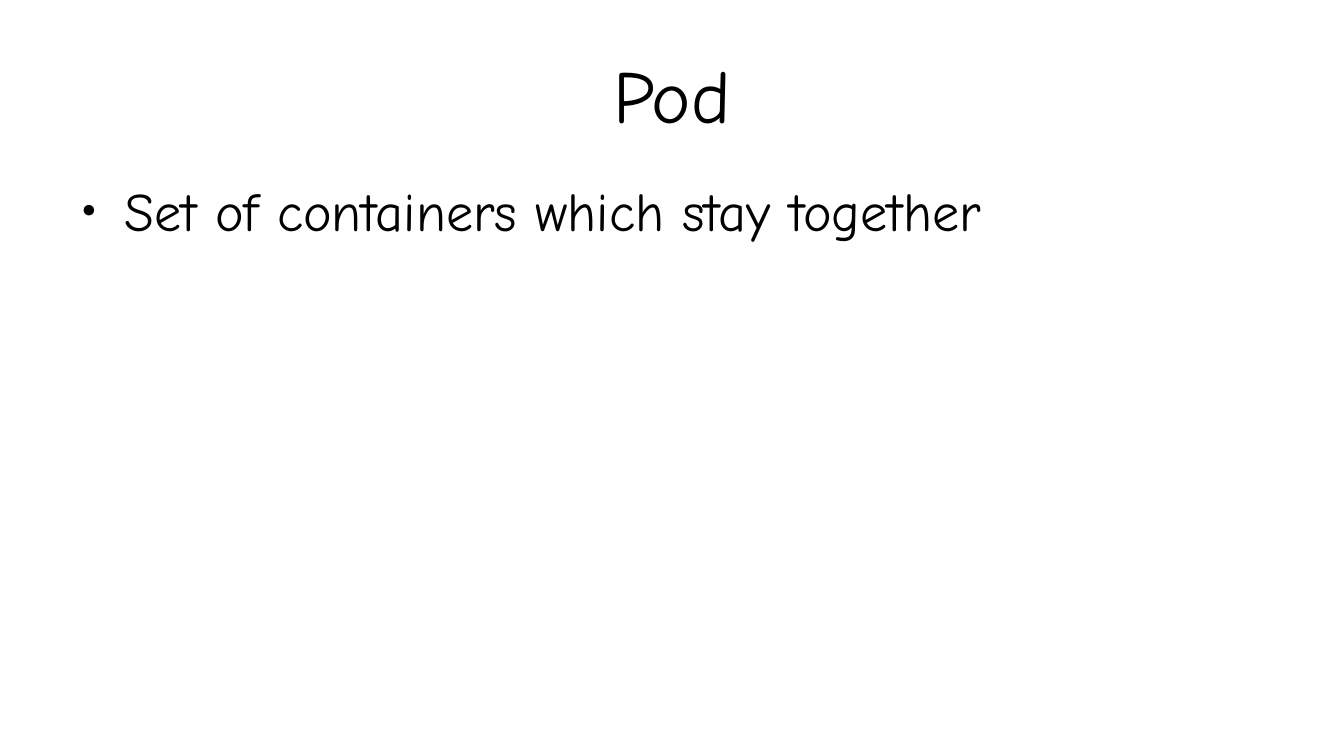
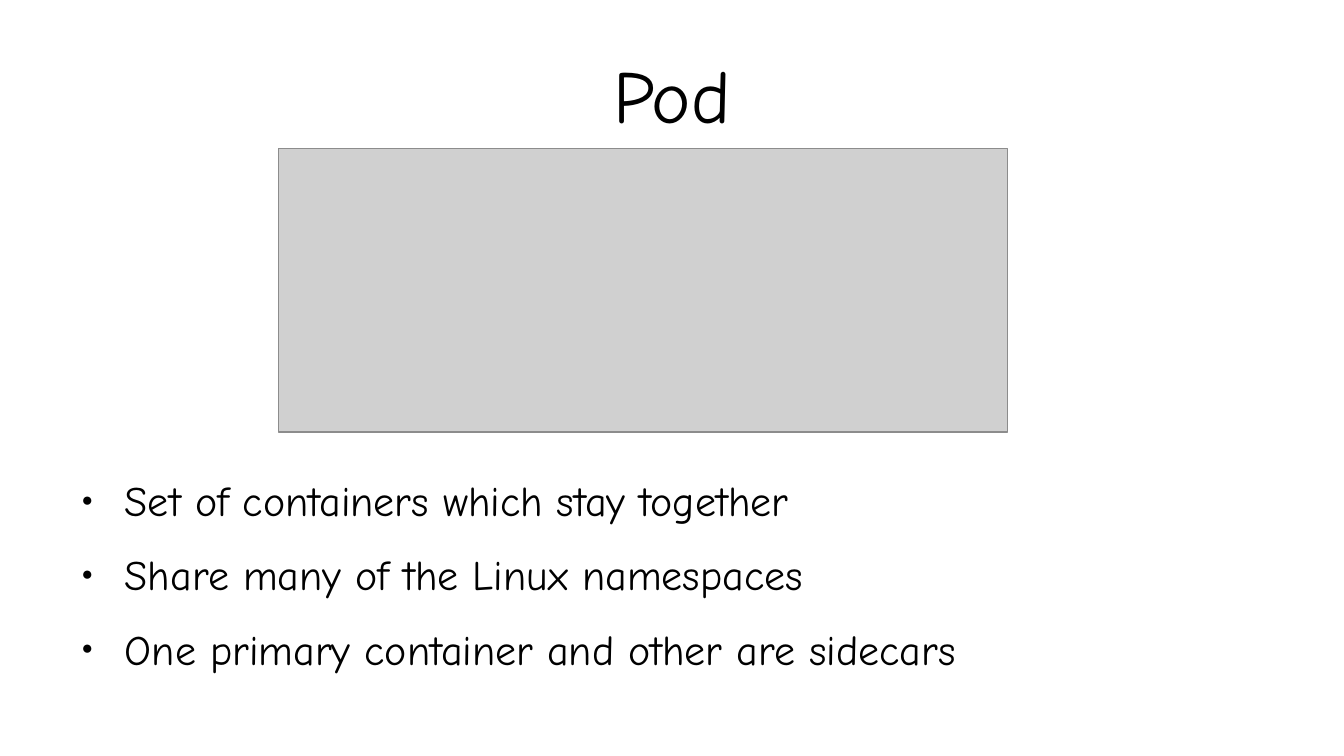
Before and after one commit to kislaykishore/microservices, a slide deck: slide 4 of Kubernetes.odp (slide 3 before the commit). Drawn at 1344x756 pixels with LibreOffice and Linux fonts; fonts in the diff are those of the drawing; grey boxes stand for pictures. Boxes give left, top, right and bottom in pixels: in the first picture for what was removed or moved away, otherwise in the second. Text is boxed around its words. In the diff, an @@ line names an element or a change of style, - is before the commit and + after.

```diff
--- a/Kubernetes.odp
+++ b/Kubernetes.odp
@@ picture added at bbox=[278, 149, 1007, 433] @@
@@ text at bbox=[125, 487, 789, 525]: size 32 to 24.8 pt in "Set of containers which stay together" @@
@@ text at bbox=[125, 561, 955, 674]: paragraphs added @@
+● Share many of the Linux namespaces
+● One primary container and other are sidecars
```
Also in this commit, not shown: 8 slides added, 5 other files.
